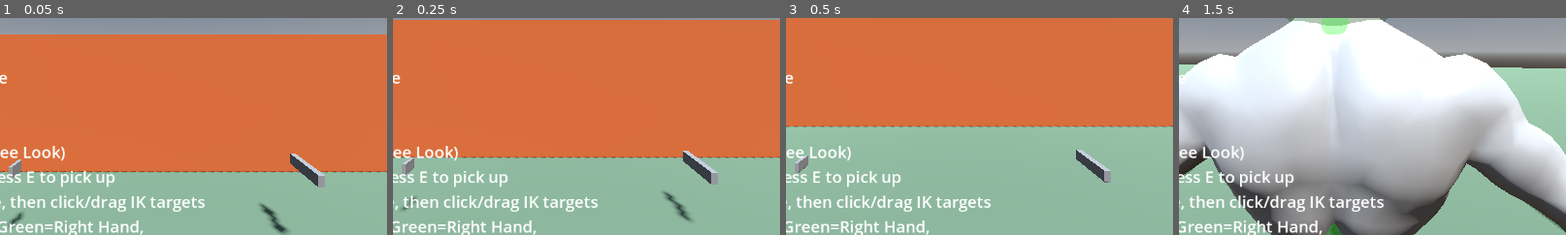
Above: before the commit, frames 1-4 (left to right).
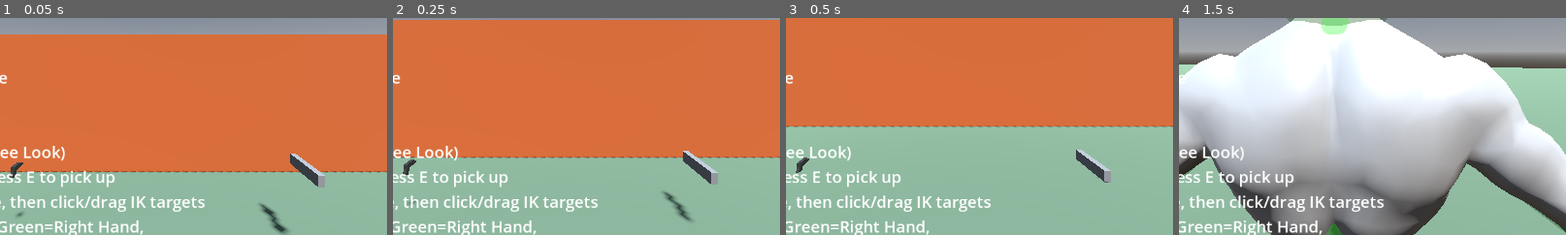
Above: after the commit, the same moments.

Repository: lmf-git/fpsikanimragdoll
Game: Godot game, scene res://world.tscn
Same seed, same stepped clock (60 frames per second), same inputs: the game is played once before the commit and once after it.
Inputs (mouse positions are % of the whole screen's width and height, from its top left):
- Up to frame 1 (0.05 s): no input
- Up to frame 2 (0.25 s): no input
- Up to frame 3 (0.5 s): no input
- Up to frame 4 (1.5 s): tap Enter at 0.5 s; move the mouse to (55, 50) at 0.52 s; hold Shift (sprint) 0.53-1.28 s; hold W (move_forward) from 0.53 s (still down); click (55, 50) at 0.67 s; tap Space (jump) at 0.77 s; move the mouse to (45, 50) at 1.27 s; tap O (toggle_camera) at 1.35 s
The pictures show only the part of the screen within x 29-79%, y 42-92%; the shares and areas given below are measured in that part.

The runs differ from the first frame. In frame 1, 0.3% of the frame differs, in the area x 2-7%, y 65-97%; in frame 2, 0.2%; in frame 3, 0.2%; in frame 4, nothing differs.

Commit message:
Improve two-handed weapon handling and pistol model
Two-handed weapon improvements:
- Both hands now use IK to grip rifle in all modes (not just aiming)
- Right hand grips main grip, left hand grips foregrip/secondary grip
- Weapon remains primarily attached to right hand bone
- Proper two-handed hold even when not aiming

Pistol model enhancements:
- Created detailed multi-part pistol from basic boxes
- Added slide, barrel, grip, trigger guard, and trigger
- Grip is angled backward for ergonomic hold (22.5 degrees)
- MainGrip position adjusted to center of grip for proper hand placement
- Dark gray material for realistic gun metal appearance

Diff:
--- a/character_controller.gd
+++ b/character_controller.gd
@@ -1003,12 +1003,19 @@
 			equipped_weapon.global_position = right_hand_transform.origin + right_hand_transform.basis * weapon_offset
 			equipped_weapon.global_transform.basis = right_hand_transform.basis
 
-		# Update IK targets - ONLY left hand for two-handed weapons when not aiming
-		if ik_targets_node and equipped_weapon.is_two_handed and equipped_weapon.secondary_grip:
-			# Left hand IK target to secondary grip (for two-handed weapons only)
-			var left_hand_target = ik_targets_node.get_node_or_null("LeftHandTarget")
-			if left_hand_target:
-				left_hand_target.global_position = equipped_weapon.secondary_grip.global_position
+		# Update IK targets for two-handed weapons - use BOTH hands
+		if ik_targets_node and equipped_weapon.is_two_handed:
+			# Right hand to main grip for two-handed weapons
+			if equipped_weapon.main_grip:
+				var right_hand_target = ik_targets_node.get_node_or_null("RightHandTarget")
+				if right_hand_target:
+					right_hand_target.global_position = equipped_weapon.main_grip.global_position
+
+			# Left hand to secondary grip (foregrip)
+			if equipped_weapon.secondary_grip:
+				var left_hand_target = ik_targets_node.get_node_or_null("LeftHandTarget")
+				if left_hand_target:
+					left_hand_target.global_position = equipped_weapon.secondary_grip.global_position
 
 func _process(_delta):
 	# Update weapon position to follow hand
--- a/pistol.tscn
+++ b/pistol.tscn
@@ -1,12 +1,27 @@
-[gd_scene load_steps=4 format=3 uid="uid://pistol001"]
+[gd_scene load_steps=9 format=3 uid="uid://pistol001"]
 
 [ext_resource type="Script" path="res://weapon.gd" id="1"]
 
 [sub_resource type="BoxShape3D" id="BoxShape3D_pistol"]
 size = Vector3(0.05, 0.15, 0.2)
 
-[sub_resource type="BoxMesh" id="BoxMesh_pistol"]
-size = Vector3(0.05, 0.15, 0.2)
+[sub_resource type="StandardMaterial3D" id="Material_pistol"]
+albedo_color = Color(0.2, 0.2, 0.2, 1)
+
+[sub_resource type="BoxMesh" id="BoxMesh_slide"]
+size = Vector3(0.05, 0.06, 0.15)
+
+[sub_resource type="BoxMesh" id="BoxMesh_barrel"]
+size = Vector3(0.03, 0.03, 0.08)
+
+[sub_resource type="BoxMesh" id="BoxMesh_grip"]
+size = Vector3(0.04, 0.1, 0.06)
+
+[sub_resource type="BoxMesh" id="BoxMesh_trigger_guard"]
+size = Vector3(0.02, 0.04, 0.03)
+
+[sub_resource type="BoxMesh" id="BoxMesh_trigger"]
+size = Vector3(0.015, 0.02, 0.02)
 
 [node name="Pistol" type="RigidBody3D"]
 collision_layer = 4
@@ -21,8 +36,30 @@
 [node name="CollisionShape3D" type="CollisionShape3D" parent="."]
 shape = SubResource("BoxShape3D_pistol")
 
-[node name="MeshInstance3D" type="MeshInstance3D" parent="."]
-mesh = SubResource("BoxMesh_pistol")
+[node name="Slide" type="MeshInstance3D" parent="."]
+transform = Transform3D(1, 0, 0, 0, 1, 0, 0, 0, 1, 0, 0.02, -0.015)
+mesh = SubResource("BoxMesh_slide")
+surface_material_override/0 = SubResource("Material_pistol")
+
+[node name="Barrel" type="MeshInstance3D" parent="."]
+transform = Transform3D(1, 0, 0, 0, 1, 0, 0, 0, 1, 0, 0, -0.1)
+mesh = SubResource("BoxMesh_barrel")
+surface_material_override/0 = SubResource("Material_pistol")
+
+[node name="Grip" type="MeshInstance3D" parent="."]
+transform = Transform3D(1, 0, 0, 0, 0.92388, 0.382683, 0, -0.382683, 0.92388, 0, -0.04, 0.04)
+mesh = SubResource("BoxMesh_grip")
+surface_material_override/0 = SubResource("Material_pistol")
+
+[node name="TriggerGuard" type="MeshInstance3D" parent="."]
+transform = Transform3D(1, 0, 0, 0, 1, 0, 0, 0, 1, 0, -0.015, 0.01)
+mesh = SubResource("BoxMesh_trigger_guard")
+surface_material_override/0 = SubResource("Material_pistol")
+
+[node name="Trigger" type="MeshInstance3D" parent="."]
+transform = Transform3D(1, 0, 0, 0, 1, 0, 0, 0, 1, 0, -0.02, 0.015)
+mesh = SubResource("BoxMesh_trigger")
+surface_material_override/0 = SubResource("Material_pistol")
 
 [node name="MainGrip" type="Node3D" parent="."]
-transform = Transform3D(1, 0, 0, 0, 1, 0, 0, 0, 1, 0, -0.05, 0)
+transform = Transform3D(1, 0, 0, 0, 1, 0, 0, 0, 1, 0, -0.04, 0.04)
